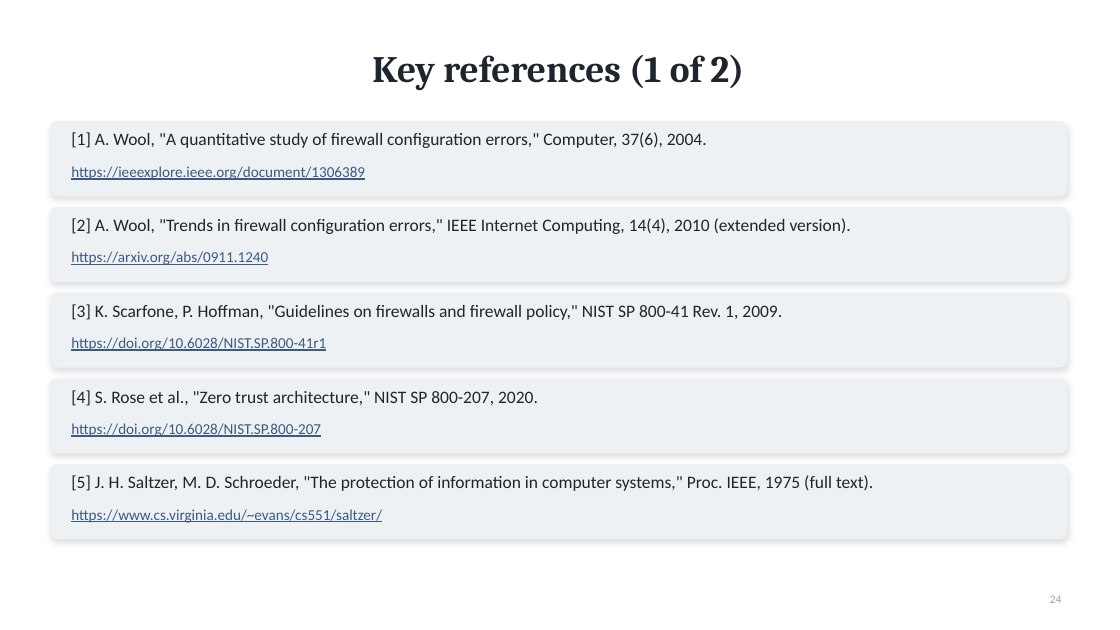
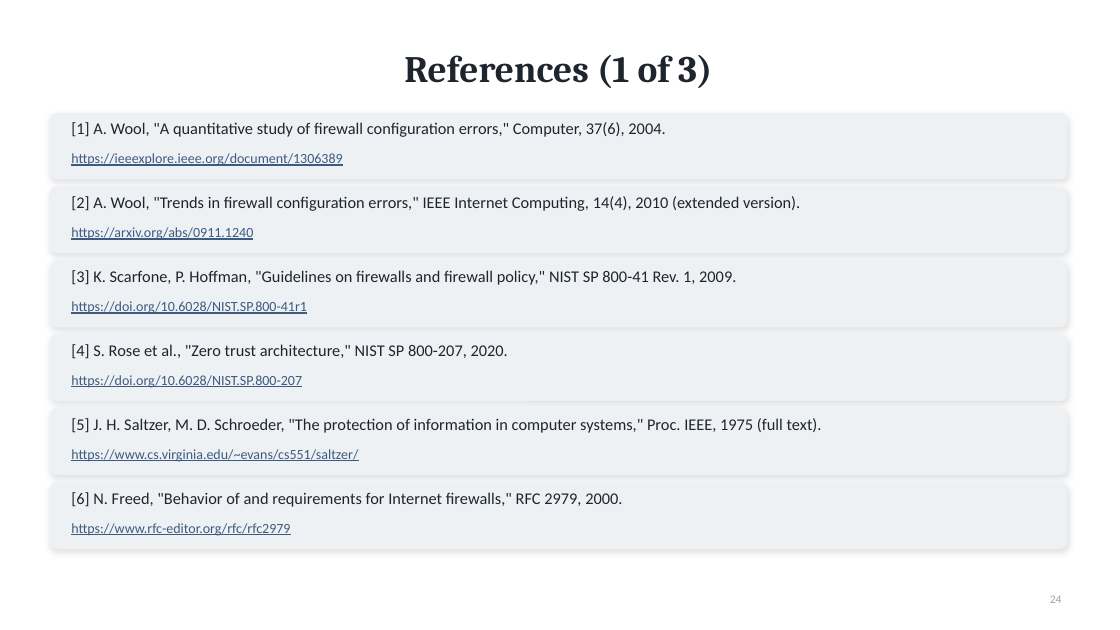
Before and after one commit to darshanpvt007-afk/firewall-policy-complexity-case-study, a slide deck: slide 24 of report/case-study-presentation.pptx. Drawn at 1120x630 pixels with LibreOffice and Linux fonts; fonts in the diff are those of the drawing. Boxes give left, top, right and bottom in pixels: in the first picture for what was removed or moved away, otherwise in the second. Text is boxed around its words. In the diff, an @@ line names an element or a change of style, - is before the commit and + after.

```diff
--- a/report/case-study-presentation.pptx
+++ b/report/case-study-presentation.pptx
@@ title at bbox=[404, 55, 712, 88]: text changed @@
-Key references (1 of 2)
+References (1 of 3)
@@ rounded rectangle: place and size @@
-rounded rectangle at bbox=[50, 122, 1067, 196]
+rounded rectangle at bbox=[50, 113, 1067, 179]
@@ text "[1] A. Wool, "A quantitative ...": place and size @@
-text "[1] A. Wool, "A quantitative ..." at bbox=[71, 132, 707, 148]
+text "[1] A. Wool, "A quantitative ..." at bbox=[71, 122, 665, 137]
@@ text "https://ieeexplore.ieee.org/document/1306389": place and size @@
-text "https://ieeexplore.ieee.org/document/1306389" at bbox=[71, 166, 365, 180]
+text "https://ieeexplore.ieee.org/document/1306389" at bbox=[71, 153, 342, 166]
@@ rounded rectangle: place and size @@
-rounded rectangle at bbox=[50, 208, 1067, 281]
+rounded rectangle at bbox=[50, 187, 1067, 253]
@@ text "[2] A. Wool, "Trends in ...": place and size @@
-text "[2] A. Wool, "Trends in ..." at bbox=[71, 218, 851, 234]
+text "[2] A. Wool, "Trends in ..." at bbox=[71, 196, 800, 211]
@@ text "https://arxiv.org/abs/0911.1240": place and size @@
-text "https://arxiv.org/abs/0911.1240" at bbox=[71, 251, 268, 265]
+text "https://arxiv.org/abs/0911.1240" at bbox=[71, 227, 253, 240]
@@ rounded rectangle: place and size @@
-rounded rectangle at bbox=[50, 293, 1067, 367]
+rounded rectangle at bbox=[50, 261, 1067, 327]
@@ text "[3] K. Scarfone, P. Hoffman, ...": place and size @@
-text "[3] K. Scarfone, P. Hoffman, ..." at bbox=[71, 304, 782, 320]
+text "[3] K. Scarfone, P. Hoffman, ..." at bbox=[71, 270, 736, 285]
@@ text "https://doi.org/10.6028/NIST.SP.800-41r1": place and size @@
-text "https://doi.org/10.6028/NIST.SP.800-41r1" at bbox=[71, 337, 326, 351]
+text "https://doi.org/10.6028/NIST.SP.800-41r1" at bbox=[71, 301, 307, 314]
@@ rounded rectangle: place and size @@
-rounded rectangle at bbox=[50, 379, 1067, 453]
+rounded rectangle at bbox=[50, 335, 1067, 401]
@@ text "[4] S. Rose et al., ...": place and size @@
-text "[4] S. Rose et al., ..." at bbox=[71, 390, 538, 406]
+text "[4] S. Rose et al., ..." at bbox=[71, 344, 508, 359]
@@ text "https://doi.org/10.6028/NIST.SP.800-207": place and size @@
-text "https://doi.org/10.6028/NIST.SP.800-207" at bbox=[71, 423, 321, 437]
+text "https://doi.org/10.6028/NIST.SP.800-207" at bbox=[71, 375, 302, 388]
@@ proportions changed in 5 elements at bbox=[50, 113, 1067, 179], bbox=[50, 187, 1067, 253], bbox=[50, 261, 1067, 327], bbox=[50, 335, 1067, 401], bbox=[50, 409, 1067, 475] @@
@@ rounded rectangle: place and size @@
-rounded rectangle at bbox=[50, 465, 1067, 539]
+rounded rectangle at bbox=[50, 409, 1067, 475]
@@ size 15 to 14 pt in 5 elements at bbox=[71, 122, 665, 137], bbox=[71, 196, 800, 211], bbox=[71, 270, 736, 285], bbox=[71, 344, 508, 359], bbox=[71, 418, 822, 433] @@
@@ text "[5] J. H. Saltzer, M. ...": place and size @@
-text "[5] J. H. Saltzer, M. ..." at bbox=[71, 475, 873, 491]
+text "[5] J. H. Saltzer, M. ..." at bbox=[71, 418, 822, 433]
@@ size 13 to 12 pt in 5 elements at bbox=[71, 153, 342, 166], bbox=[71, 227, 253, 240], bbox=[71, 301, 307, 314], bbox=[71, 375, 302, 388], bbox=[71, 449, 358, 462] @@
@@ text "https://www.cs.virginia.edu/~evans/cs551/saltzer/": place and size @@
-text "https://www.cs.virginia.edu/~evans/cs551/saltzer/" at bbox=[71, 509, 382, 523]
+text "https://www.cs.virginia.edu/~evans/cs551/saltzer/" at bbox=[71, 449, 358, 462]
@@ rounded rectangle added at bbox=[50, 483, 1067, 549], fill #EEF1F4, outline #EEF1F4 1 pt @@
@@ text added at bbox=[71, 492, 622, 507], 14 pt, text #1E252E @@
+[6] N. Freed, "Behavior of and requirements for Internet firewalls," RFC 2979, 2000.
@@ text added at bbox=[71, 523, 290, 536], 12 pt, text #3D5A80, underline @@
+https://www.rfc-editor.org/rfc/rfc2979
```
Also in this commit, not shown: 2 slides added, 1 slide removed, 5 other files.
